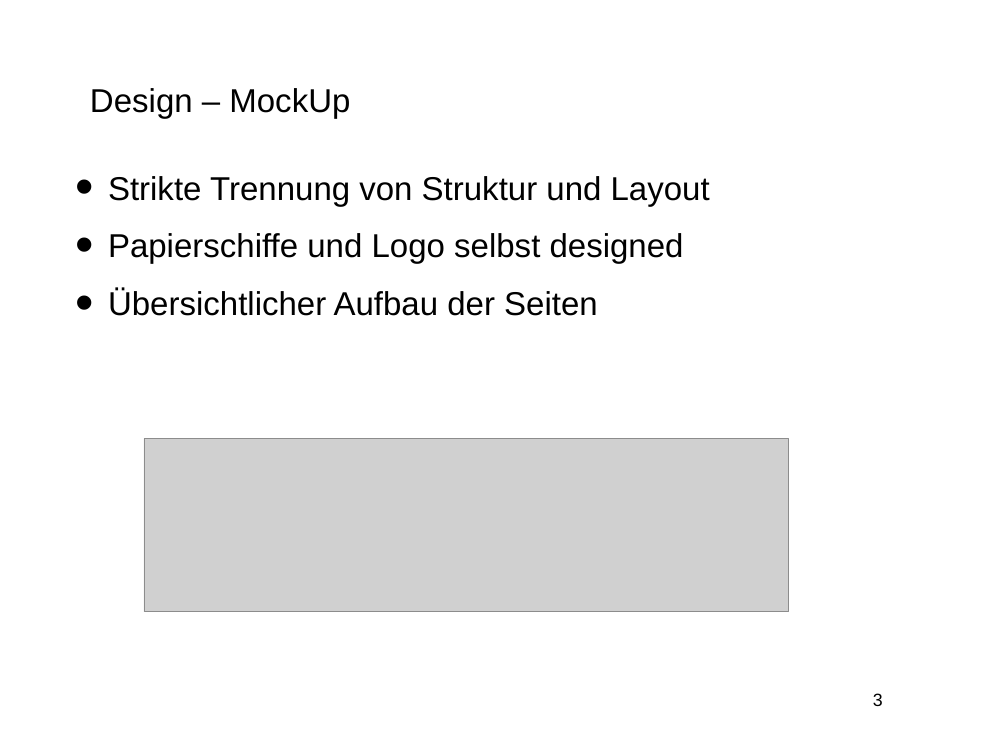
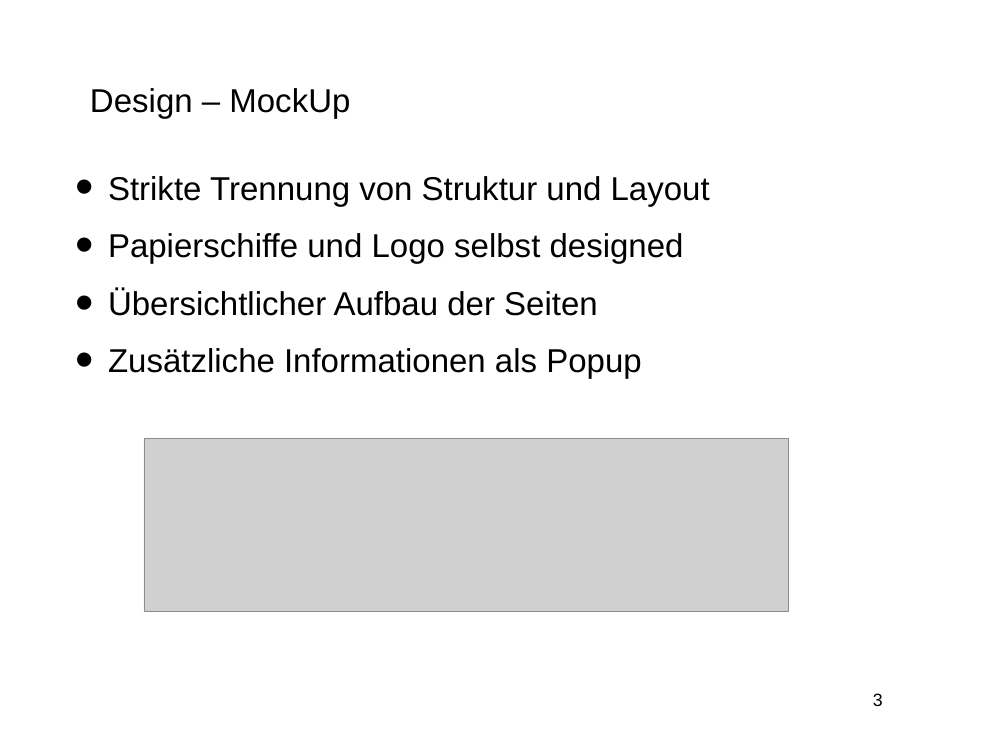
Before and after one commit to 4x4is18/Schiffeversenken, a slide deck: slide 3 of Präsentationen/Abschlusspräsentation/folien.odp. Drawn at 1008x756 pixels with LibreOffice and Linux fonts; fonts in the diff are those of the drawing; grey boxes stand for pictures; background and template pictures are left out. Boxes give left, top, right and bottom in pixels: in the first picture for what was removed or moved away, otherwise in the second. Text is boxed around its words. In the diff, an @@ line names an element or a change of style, - is before the commit and + after.

```diff
--- a/Präsentationen/Abschlusspräsentation/folien.odp
+++ b/Präsentationen/Abschlusspräsentation/folien.odp
@@ text at <box>108,348,641,379</box>: paragraph added @@
+• Zusätzliche Informationen als Popup
```
Also in this commit, not shown: 11 other slides changed, 2 slides added, 2 slides removed, 1 other file.
